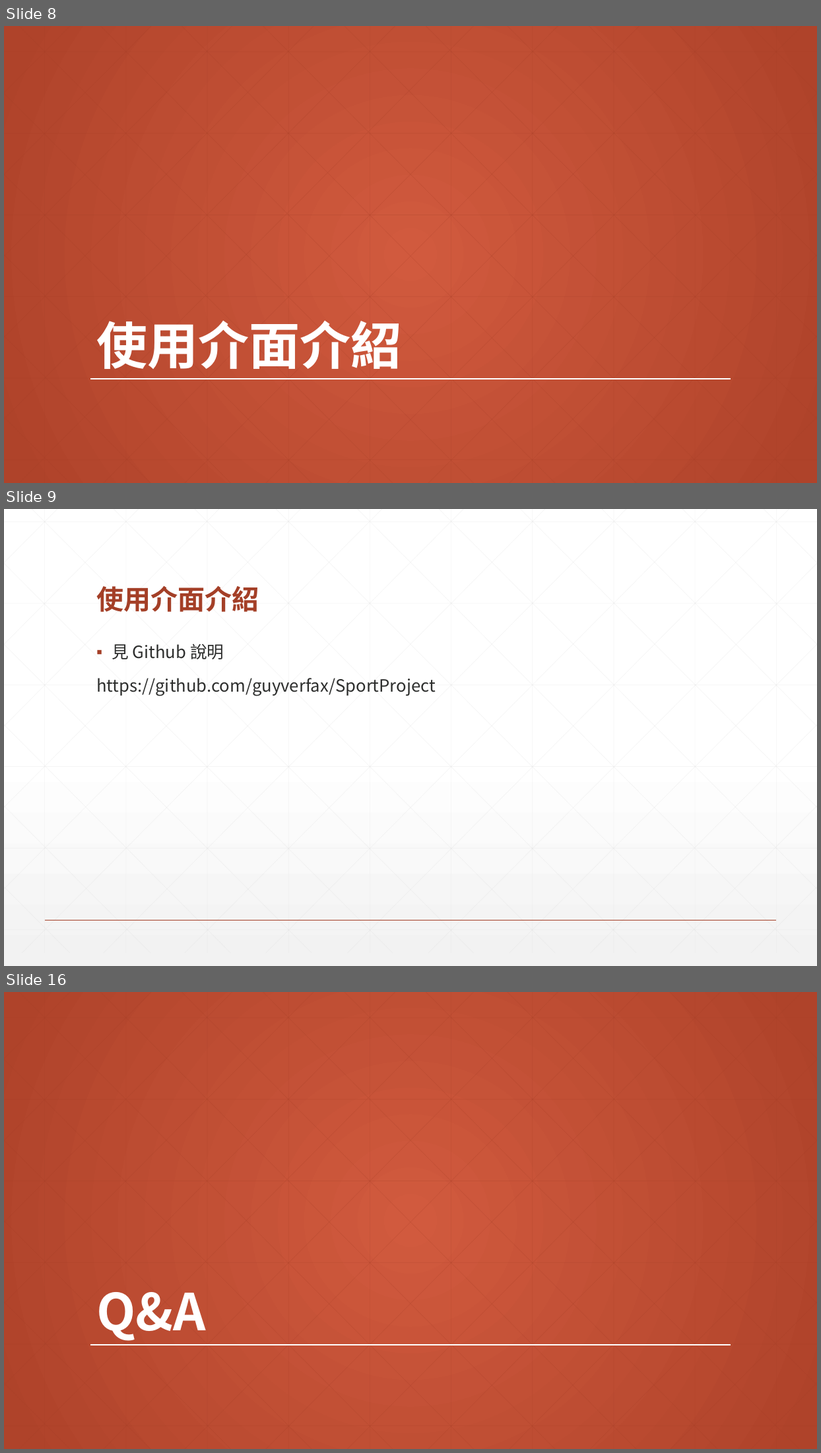
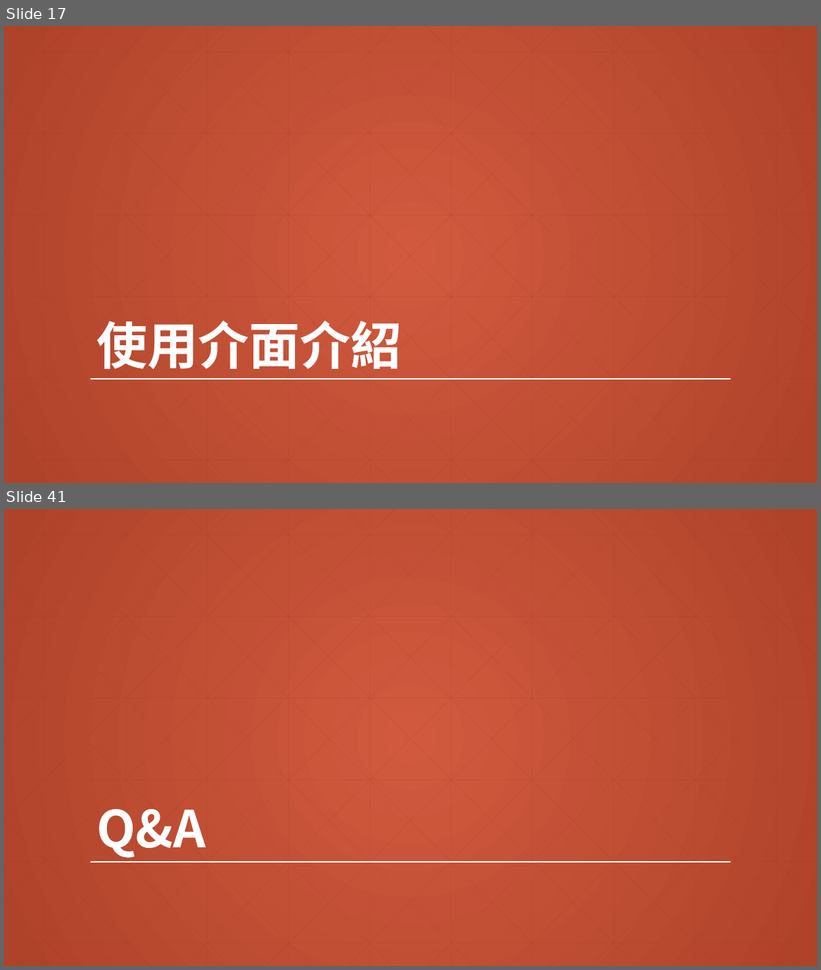
Before and after one commit to guyverfax/SportProject, a slide deck: 作業5-體育用品店訂單和庫存管理系統.pptx. Shown one above the other, each under a label of ours: slides 8, 9 and 16 before the commit, slides 17 and 41 after it; the slides between them are not shown. The pictures are 821x1453 and 821x970 pixels, drawn with LibreOffice and Linux fonts; fonts in the diff are those of the drawing. Boxes give left, top, right and bottom in pixels: in the first picture for what was removed or moved away, otherwise in the second. Text is boxed around its words. In the diff, an @@ line names an element or a change of style, - is before the commit and + after.

```diff
--- a/作業5-體育用品店訂單和庫存管理系統.pptx
+++ b/作業5-體育用品店訂單和庫存管理系統.pptx
@@ slide 9 removed at (x1=4, y1=509, x2=817, y2=966), background gradient #FFFFFF to #F2F2F2 @@
@@ title removed at (x1=96, y1=586, x2=259, y2=612) @@
-使用介面介紹
@@ text removed at (x1=96, y1=644, x2=436, y2=696) @@
-▪ 見 Github 說明
-https://github.com/guyverfax/SportProject
@@ group removed at (x1=4, y1=509, x2=817, y2=954): 46 lines @@
@@ line removed from (45, 921) to (777, 921) @@
@@ what was slide 8 is now slide 17 @@
@@ what was slide 16 is now slide 41 @@
```
Also in this commit, not shown: 10 slides changed, 27 slides added, 1 other slide removed.
